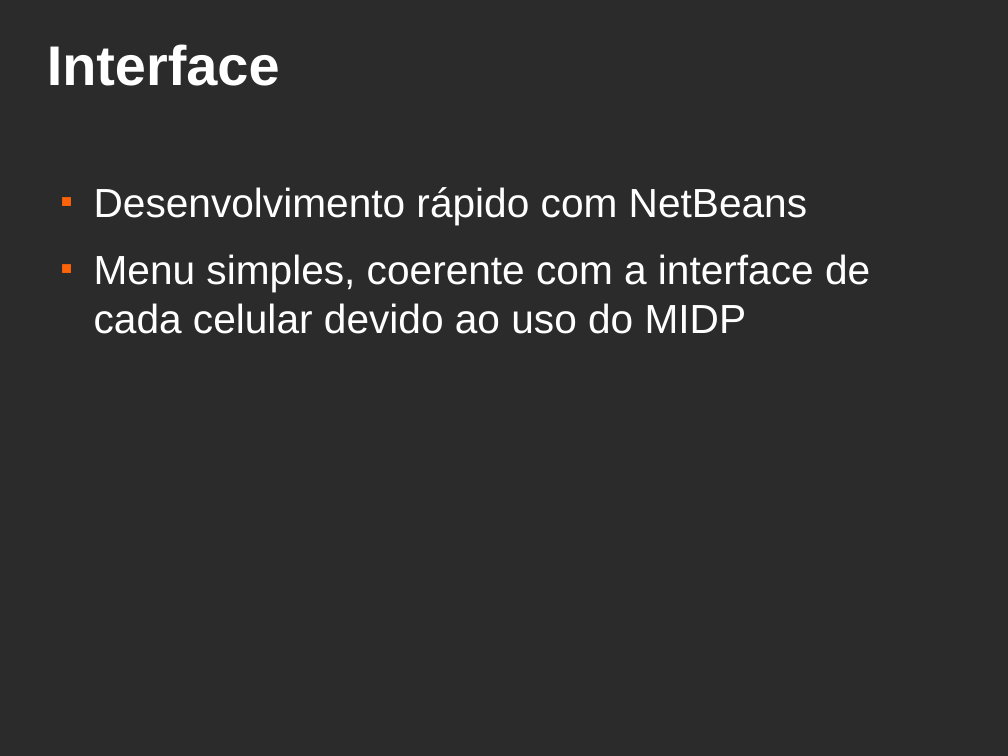
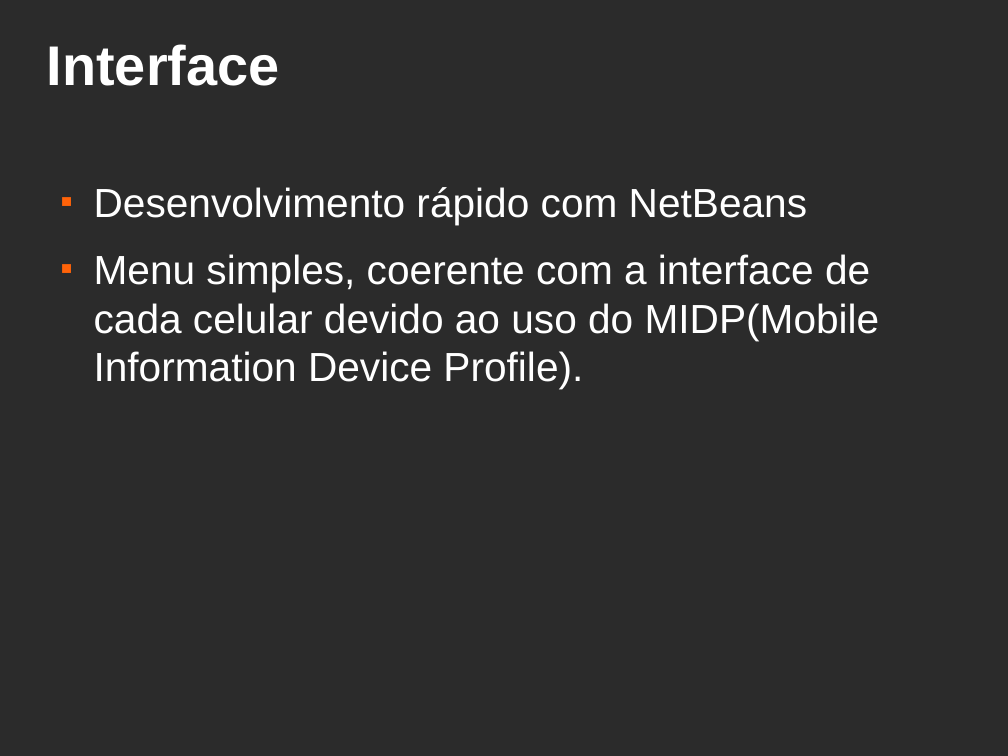
Before and after one commit to danielt3/secure-sms, a slide deck: slide 7 of Doc/Presentations/andamento_3.odp. Drawn at 1008x756 pixels with LibreOffice and Linux fonts; fonts in the diff are those of the drawing; background and template pictures are left out; a plain dark background stands for a picture behind light text. Boxes give left, top, right and bottom in pixels: in the first picture for what was removed or moved away, otherwise in the second. Text is boxed around its words. In the diff, an @@ line names an element or a change of style, - is before the commit and + after.

```diff
--- a/Doc/Presentations/andamento_3.odp
+++ b/Doc/Presentations/andamento_3.odp
@@ text at <box>94,254,880,389</box>: text changed @@
-■ Menu simples, coerente com a interface de cada celular devido ao uso do MIDP
+■ Menu simples, coerente com a interface de cada celular devido ao uso do MIDP(Mobile Information Device Profile).
```
